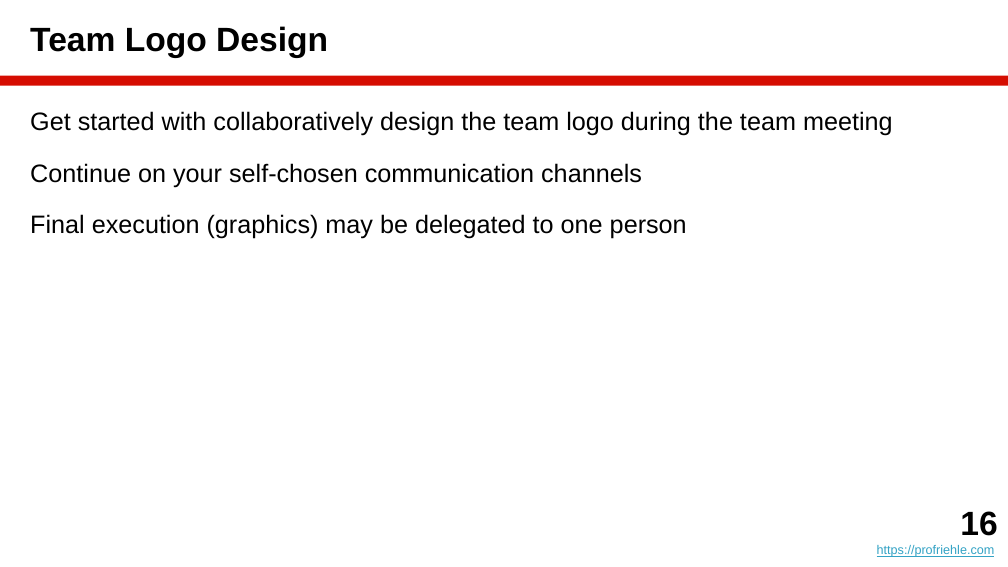
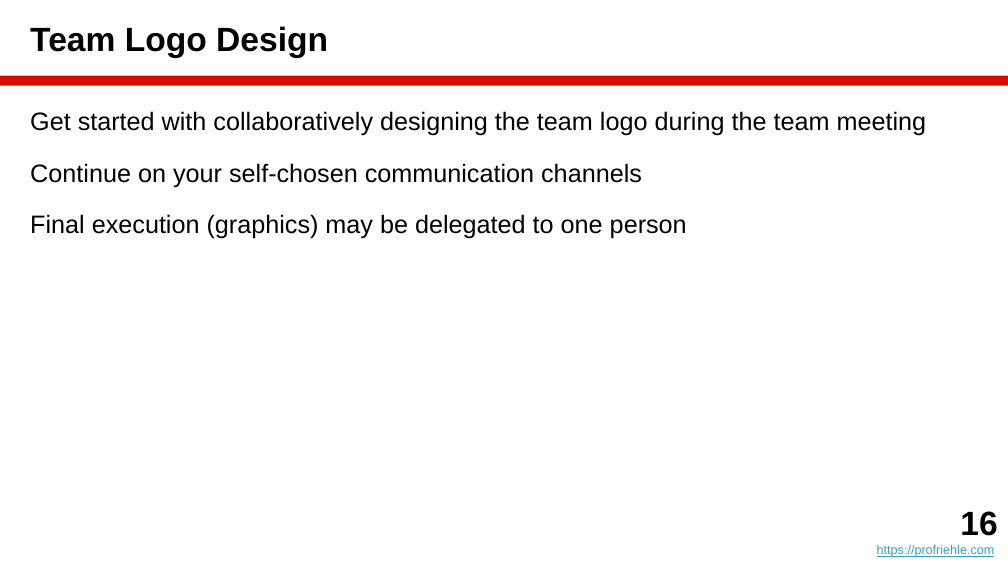
Before and after one commit to dirkriehle/amos-course, a slide deck: slide 16 of Lecture slides/AMOS B01 - Team and Tools.pptx. Drawn at 1008x567 pixels with LibreOffice and Linux fonts; fonts in the diff are those of the drawing. Boxes give left, top, right and bottom in pixels: in the first picture for what was removed or moved away, otherwise in the second. Text is boxed around its words. In the diff, an @@ line names an element or a change of style, - is before the commit and + after.

```diff
--- a/Lecture slides/AMOS B01 - Team and Tools.pptx
+++ b/Lecture slides/AMOS B01 - Team and Tools.pptx
@@ text at <box>30,111,927,136</box>: text changed @@
-Get started with collaboratively design the team logo during the team meeting
+Get started with collaboratively designing the team logo during the team meeting
```
Also in this commit, not shown: 2 other slides changed, 18 other files.
